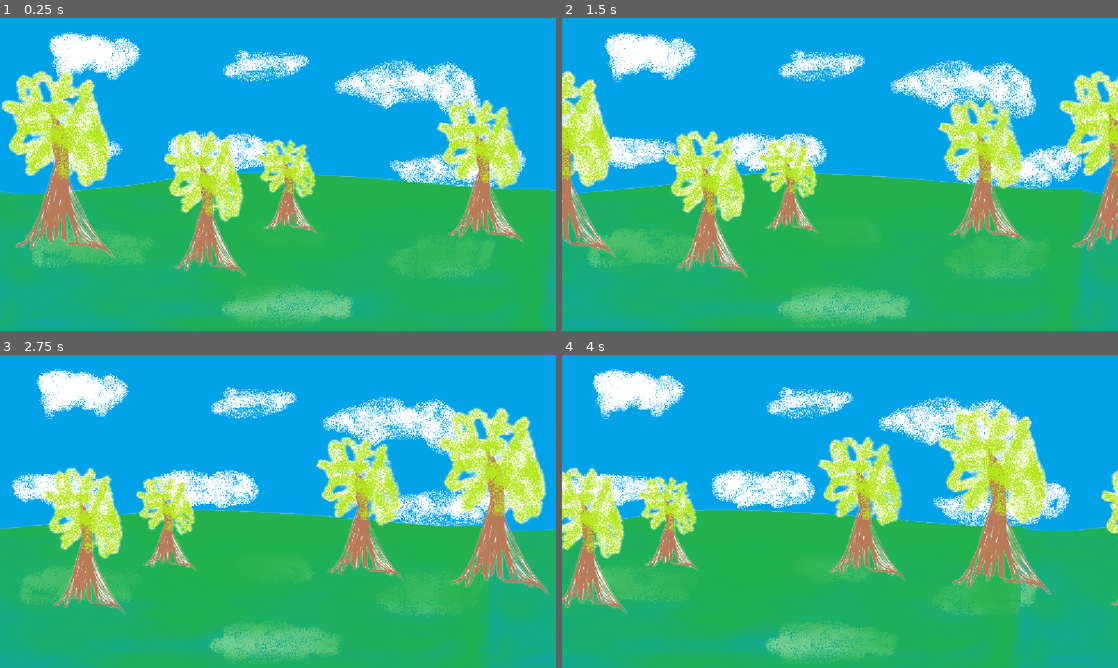
Above: before the commit, frames 1-4 (two rows, left to right).
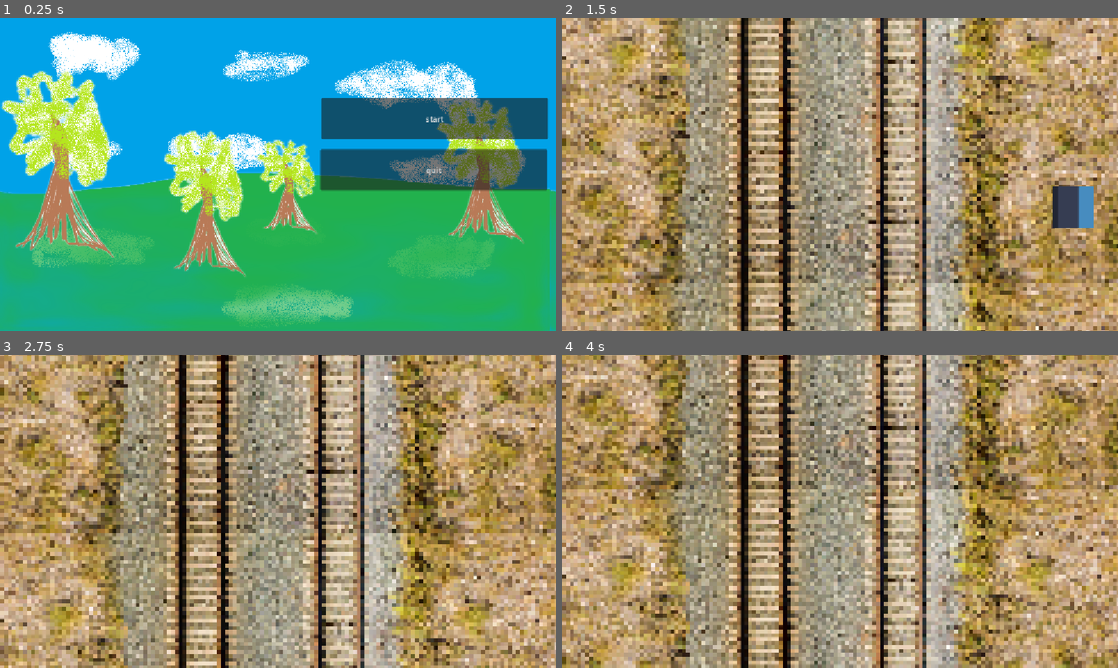
Above: after the commit, the same moments.

Repository: FallenKing12/Trainwreck
Game: Godot game, scene res://menu/menu.tscn
The game is run twice, just before and just after one commit, with the same random seed, the same clock (stepped at 60 frames per second) and the same inputs. The engine's default icon, where the game draws it, is replaced by a stand-in: a white triangle on a blue panel in a dark square.
Inputs (mouse positions are in pixels of both pictures, inside the frame that each line leads up to):
- Up to frame 1 (0.25 s): no input
- Up to frame 2 (1.5 s): click (995, 118) at 0.5 s, where only the run after the commit has a clickable "start"; hold Right (ui_right) from 1.28 s (still down)
- Up to frame 3 (2.75 s): release Right (ui_right) at 2.03 s; hold Down (ui_down) from 2.03 s (still down)
- Up to frame 4 (4 s): release Down (ui_down) at 2.78 s; hold Right (ui_right) 2.78-3.53 s; hold Up (ui_up) from 3.53 s (still down)

The runs differ from the first frame. In frame 1, 11% of the frame differs, in the area x 57-99%, y 25-56%; in frame 2, 99%; in frame 3, 99%; in frame 4, 100%, in the area x 0-100%, y 0-100%.

Commit message:
+ сцена игры, игрок с анимацией

Diff:
--- /dev/null
+++ b/game/game.gd
@@ -0,0 +1,12 @@
+extends Node2D
+
+var train_speed = 500
+
+# Called when the node enters the scene tree for the first time.
+func _ready() -> void:
+	pass
+
+
+# Called every frame. 'delta' is the elapsed time since the previous frame.
+func _process(delta: float) -> void:
+	$ground.scroll_offset.y += train_speed * delta
--- /dev/null
+++ b/game/game.tscn
@@ -0,0 +1,156 @@
+[gd_scene format=3 uid="uid://cdivp355ma8n6"]
+
+[ext_resource type="Texture2D" uid="uid://2hjduxs58hfb" path="res://game/ground.png" id="1_l1rk1"]
+[ext_resource type="Script" uid="uid://cus7upmowxrog" path="res://game/game.gd" id="1_vasa2"]
+[ext_resource type="Script" uid="uid://b8vbgqpu2fwym" path="res://game/player.gd" id="3_4fuuu"]
+[ext_resource type="Texture2D" uid="uid://cujh13ymqlm4b" path="res://icon.svg" id="4_dxrkv"]
+
+[sub_resource type="AtlasTexture" id="AtlasTexture_4fuuu"]
+atlas = ExtResource("4_dxrkv")
+region = Rect2(0, 0, 32, 32)
+
+[sub_resource type="AtlasTexture" id="AtlasTexture_dxrkv"]
+atlas = ExtResource("4_dxrkv")
+region = Rect2(32, 0, 32, 32)
+
+[sub_resource type="AtlasTexture" id="AtlasTexture_dakft"]
+atlas = ExtResource("4_dxrkv")
+region = Rect2(64, 0, 32, 32)
+
+[sub_resource type="AtlasTexture" id="AtlasTexture_u5opy"]
+atlas = ExtResource("4_dxrkv")
+region = Rect2(96, 0, 32, 32)
+
+[sub_resource type="AtlasTexture" id="AtlasTexture_y36n6"]
+atlas = ExtResource("4_dxrkv")
+region = Rect2(0, 32, 32, 32)
+
+[sub_resource type="AtlasTexture" id="AtlasTexture_l8g03"]
+atlas = ExtResource("4_dxrkv")
+region = Rect2(32, 32, 32, 32)
+
+[sub_resource type="AtlasTexture" id="AtlasTexture_j8tme"]
+atlas = ExtResource("4_dxrkv")
+region = Rect2(64, 32, 32, 32)
+
+[sub_resource type="AtlasTexture" id="AtlasTexture_3vho3"]
+atlas = ExtResource("4_dxrkv")
+region = Rect2(96, 32, 32, 32)
+
+[sub_resource type="AtlasTexture" id="AtlasTexture_qf6n1"]
+atlas = ExtResource("4_dxrkv")
+region = Rect2(0, 64, 32, 32)
+
+[sub_resource type="AtlasTexture" id="AtlasTexture_vsp63"]
+atlas = ExtResource("4_dxrkv")
+region = Rect2(32, 64, 32, 32)
+
+[sub_resource type="AtlasTexture" id="AtlasTexture_b686c"]
+atlas = ExtResource("4_dxrkv")
+region = Rect2(64, 64, 32, 32)
+
+[sub_resource type="AtlasTexture" id="AtlasTexture_hb504"]
+atlas = ExtResource("4_dxrkv")
+region = Rect2(96, 64, 32, 32)
+
+[sub_resource type="AtlasTexture" id="AtlasTexture_ee6o4"]
+atlas = ExtResource("4_dxrkv")
+region = Rect2(0, 96, 32, 32)
+
+[sub_resource type="AtlasTexture" id="AtlasTexture_4cobl"]
+atlas = ExtResource("4_dxrkv")
+region = Rect2(32, 96, 32, 32)
+
+[sub_resource type="AtlasTexture" id="AtlasTexture_ln7ps"]
+atlas = ExtResource("4_dxrkv")
+region = Rect2(64, 96, 32, 32)
+
+[sub_resource type="AtlasTexture" id="AtlasTexture_pxxsx"]
+atlas = ExtResource("4_dxrkv")
+region = Rect2(96, 96, 32, 32)
+
+[sub_resource type="SpriteFrames" id="SpriteFrames_u8s88"]
+animations = [{
+"frames": [{
+"duration": 1.0,
+"texture": SubResource("AtlasTexture_4fuuu")
+}, {
+"duration": 1.0,
+"texture": SubResource("AtlasTexture_dxrkv")
+}, {
+"duration": 1.0,
+"texture": SubResource("AtlasTexture_dakft")
+}, {
+"duration": 1.0,
+"texture": SubResource("AtlasTexture_u5opy")
+}, {
+"duration": 1.0,
+"texture": SubResource("AtlasTexture_y36n6")
+}, {
+"duration": 1.0,
+"texture": SubResource("AtlasTexture_l8g03")
+}, {
+"duration": 1.0,
+"texture": SubResource("AtlasTexture_j8tme")
+}, {
+"duration": 1.0,
+"texture": SubResource("AtlasTexture_3vho3")
+}, {
+"duration": 1.0,
+"texture": SubResource("AtlasTexture_qf6n1")
+}, {
+"duration": 1.0,
+"texture": SubResource("AtlasTexture_vsp63")
+}, {
+"duration": 1.0,
+"texture": SubResource("AtlasTexture_b686c")
+}, {
+"duration": 1.0,
+"texture": SubResource("AtlasTexture_hb504")
+}, {
+"duration": 1.0,
+"texture": SubResource("AtlasTexture_ee6o4")
+}, {
+"duration": 1.0,
+"texture": SubResource("AtlasTexture_4cobl")
+}, {
+"duration": 1.0,
+"texture": SubResource("AtlasTexture_ln7ps")
+}, {
+"duration": 1.0,
+"texture": SubResource("AtlasTexture_pxxsx")
+}],
+"loop": true,
+"name": &"default",
+"speed": 5.0
+}]
+
+[sub_resource type="CircleShape2D" id="CircleShape2D_dakft"]
+radius = 65.0
+
+[node name="game" type="Node2D" unique_id=872839443]
+script = ExtResource("1_vasa2")
+
+[node name="ground" type="Parallax2D" parent="." unique_id=365404391]
+repeat_size = Vector2(0, 648)
+
+[node name="Sprite2D" type="Sprite2D" parent="ground" unique_id=1611625336]
+texture = ExtResource("1_l1rk1")
+offset = Vector2(576, 324)
+
+[node name="player" type="CharacterBody2D" parent="." unique_id=771038712]
+script = ExtResource("3_4fuuu")
+
+[node name="AnimatedSprite2D" type="AnimatedSprite2D" parent="player" unique_id=1237119573]
+scale = Vector2(2.705, 2.705)
+sprite_frames = SubResource("SpriteFrames_u8s88")
+
+[node name="CollisionShape2D" type="CollisionShape2D" parent="player" unique_id=284936368]
+shape = SubResource("CircleShape2D_dakft")
+
+[node name="Camera2D" type="Camera2D" parent="player" unique_id=789554711]
+limit_left = 0
+limit_right = 1152
+position_smoothing_enabled = true
+drag_horizontal_enabled = true
+drag_vertical_enabled = true
--- /dev/null
+++ b/game/player.gd
@@ -0,0 +1,24 @@
+extends CharacterBody2D
+
+@onready var player_animation = $AnimatedSprite2D
+
+const speed = 300.0
+
+func _ready():
+	global_position = Vector2(1000, 300)
+	player_animation.play("default")
+
+func _physics_process(delta: float) -> void:
+	var direction_x := Input.get_axis("ui_left", "ui_right")
+	var direction_y := Input.get_axis("ui_up", "ui_down")
+
+	if direction_x:
+		velocity.x = direction_x * speed
+	else:
+		velocity.x = move_toward(velocity.x, 0, speed)
+	if direction_y:
+		velocity.y = direction_y * speed
+	else:
+		velocity.y = move_toward(velocity.y, 0, speed)
+
+	move_and_slide()
--- a/menu/menu.gd
+++ b/menu/menu.gd
@@ -10,3 +10,11 @@
 	$Ground.scroll_offset.x -= 50 * delta
 	$Trees.scroll_offset.x -= 100 * delta
 	pass
+
+
+func _on_start_button_pressed() -> void:
+	get_tree().change_scene_to_file("res://game/game.tscn")
+
+
+func _on_quit_button_pressed() -> void:
+	get_tree().quit(0)
--- a/menu/menu.tscn
+++ b/menu/menu.tscn
@@ -28,3 +28,20 @@
 [node name="bg3" type="Sprite2D" parent="Trees" unique_id=75018703]
 position = Vector2(576, 324)
 texture = ExtResource("3_svuvw")
+
+[node name="Start_button" type="Button" parent="." unique_id=361892946]
+offset_left = 666.0
+offset_top = 166.0
+offset_right = 1136.0
+offset_bottom = 251.0
+text = "start"
+
+[node name="Quit_button" type="Button" parent="." unique_id=1886044069]
+offset_left = 664.0
+offset_top = 272.0
+offset_right = 1134.0
+offset_bottom = 357.0
+text = "quit"
+
+[connection signal="pressed" from="Start_button" to="." method="_on_start_button_pressed"]
+[connection signal="pressed" from="Quit_button" to="." method="_on_quit_button_pressed"]
--- a/project.godot
+++ b/project.godot
@@ -18,6 +18,7 @@
 [display]
 
 window/stretch/mode="canvas_items"
+window/stretch/aspect="expand"
 
 [physics]
 
Not shown, added: game/game.gd.uid
Binary file added: game/ground.png
Not shown, added: game/ground.png.import
Not shown, added: game/player.gd.uid
